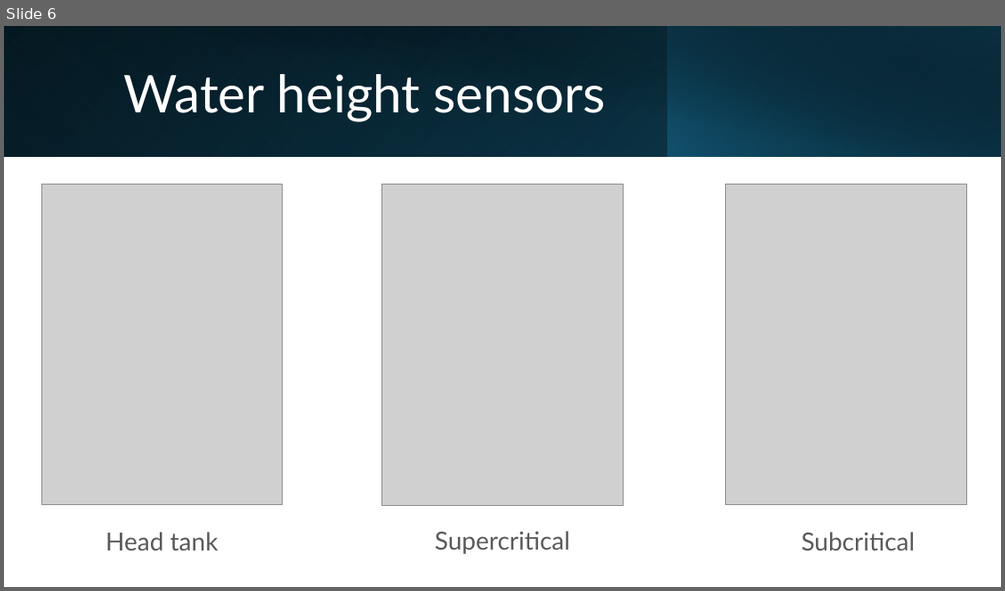
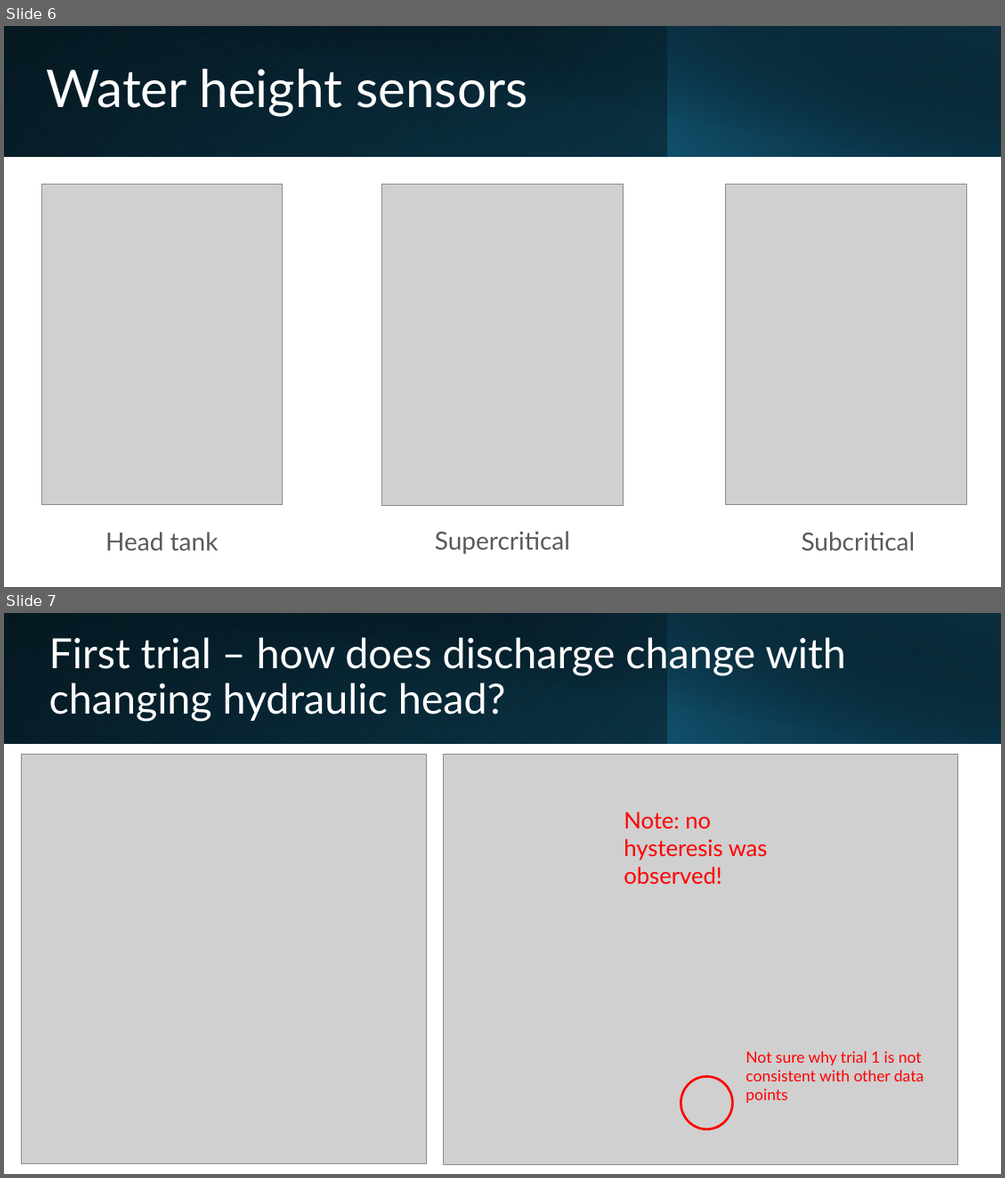
Before and after one commit to clairewang23/hre-model, a slide deck: Presentations/HRE culvert scale model.pptx. Shown one above the other, each under a label of ours: slide 6 before the commit, slides 6 and 7 after it. The pictures are 1005x591 and 1005x1178 pixels, drawn with LibreOffice and Linux fonts; fonts in the diff are those of the drawing; grey boxes stand for pictures. Boxes give left, top, right and bottom in pixels: in the first picture for what was removed or moved away, otherwise in the second. Text is boxed around its words. In the diff, an @@ line names an element or a change of style, - is before the commit and + after.

```diff
--- a/Presentations/HRE culvert scale model.pptx
+++ b/Presentations/HRE culvert scale model.pptx
@@ slide 7 added at (4,613,1001,1174), background #FFFFFF @@
@@ rectangle added at (4,613,1001,743), fill gradient #000000 to #104862 @@
@@ rectangle added at (4,613,668,743), fill gradient #156082 to #0B3041 @@
@@ rectangle added at (41,613,1001,744), fill gradient #000000 to #0B3041 @@
@@ title added at (49,637,846,722), 40 pt, text #FFFFFF @@
+First trial – how does discharge change with changing hydraulic head?
@@ rectangle added at (667,613,1001,743), fill gradient #156082 to #000000 @@
@@ picture added at (21,754,428,1163) @@
@@ picture added at (444,754,957,1164) @@
@@ text added at (623,811,768,884), 22 pt, text #FF0000 @@
+Note: no hysteresis was observed!
@@ text added at (745,1051,923,1103), 15 pt, text #FF0000 @@
+Not sure why trial 1 is not consistent with other data points
@@ ellipse added at (680,1077,732,1130), outline #FF0000 2.25 pt @@
@@ slide 6 changed as well @@
@@ title "Water height sensors": place and size @@
-title "Water height sensors" at (123,74,605,122)
+title "Water height sensors" at (46,69,527,117)
```
Also in this commit, not shown: 6 other slides changed, 2 other slides added, 5 other files.
